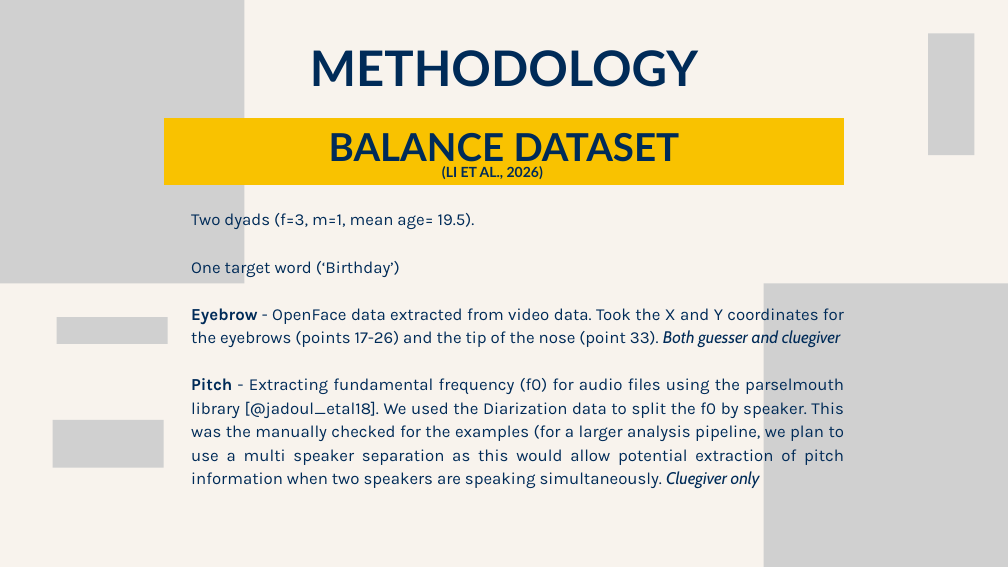
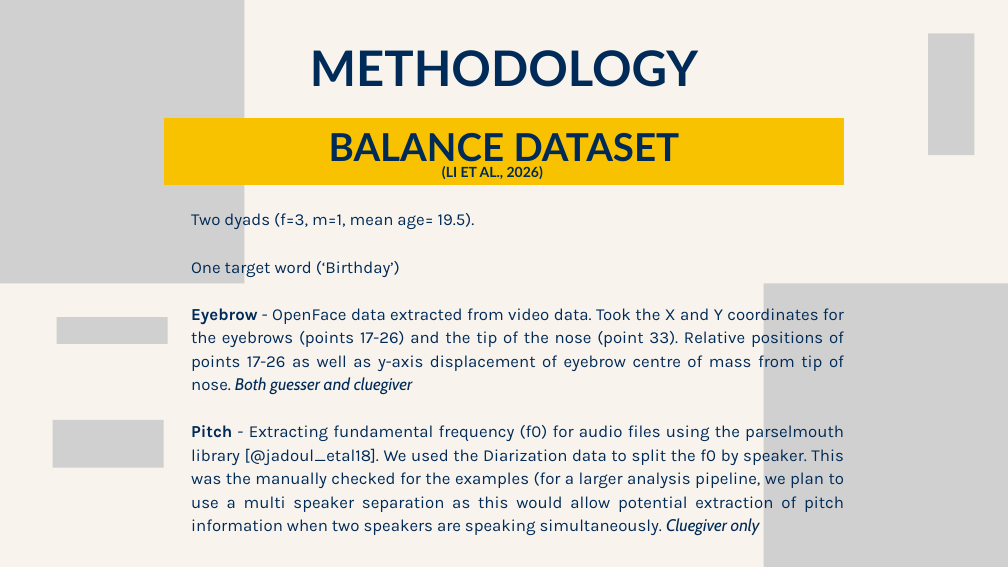
Before and after one commit to mearlboro/RaisedExpectations, a slide deck: slide 6 of docs/Raised Expectations.pptx. Drawn at 1008x567 pixels with LibreOffice and Linux fonts; fonts in the diff are those of the drawing; grey boxes stand for pictures. Boxes give left, top, right and bottom in pixels: in the first picture for what was removed or moved away, otherwise in the second. Text is boxed around its words. In the diff, an @@ line names an element or a change of style, - is before the commit and + after.

Commit message:
Update powerpoint

```diff
--- a/docs/Raised Expectations.pptx
+++ b/docs/Raised Expectations.pptx
@@ text at (191,308,844,394): text changed @@
-Eyebrow - OpenFace data extracted from video data. Took the X and Y coordinates for the eyebrows (points 17-26) and the tip of the nose (point 33). Both guesser and cluegiver
+Eyebrow - OpenFace data extracted from video data. Took the X and Y coordinates for the eyebrows (points 17-26) and the tip of the nose (point 33). Relative positions of points 17-26 as well as y-axis displacement of eyebrow centre of mass from tip of nose. Both guesser and cluegiver
```
Also in this commit, not shown: 6 other slides changed.
